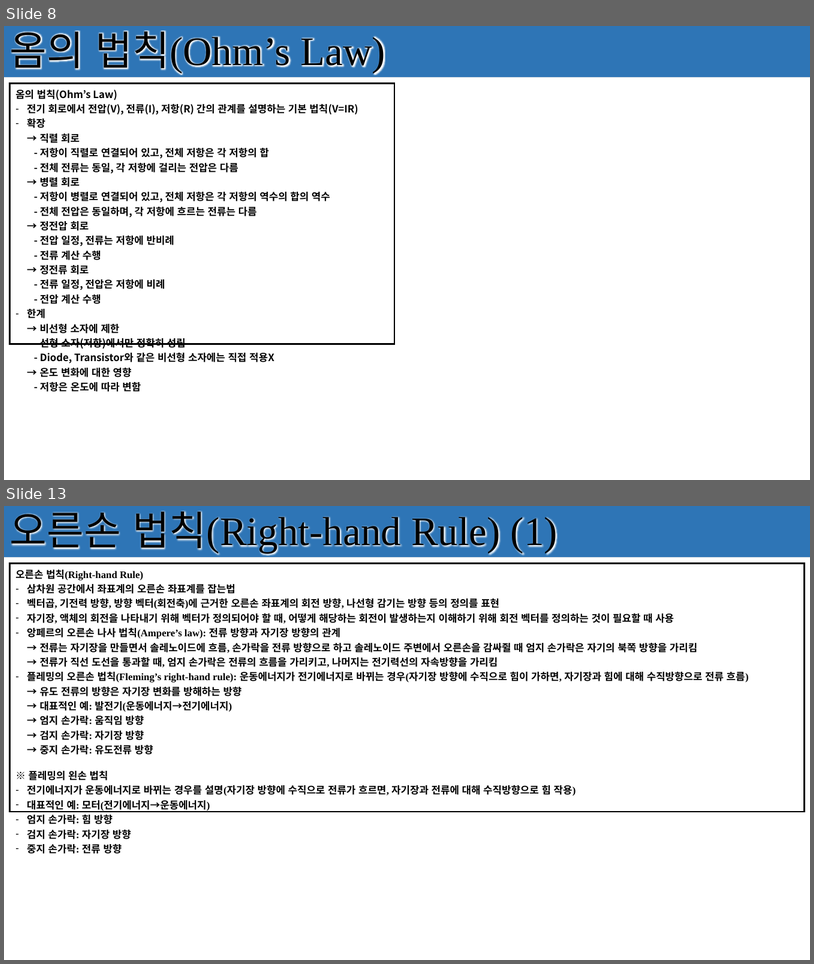
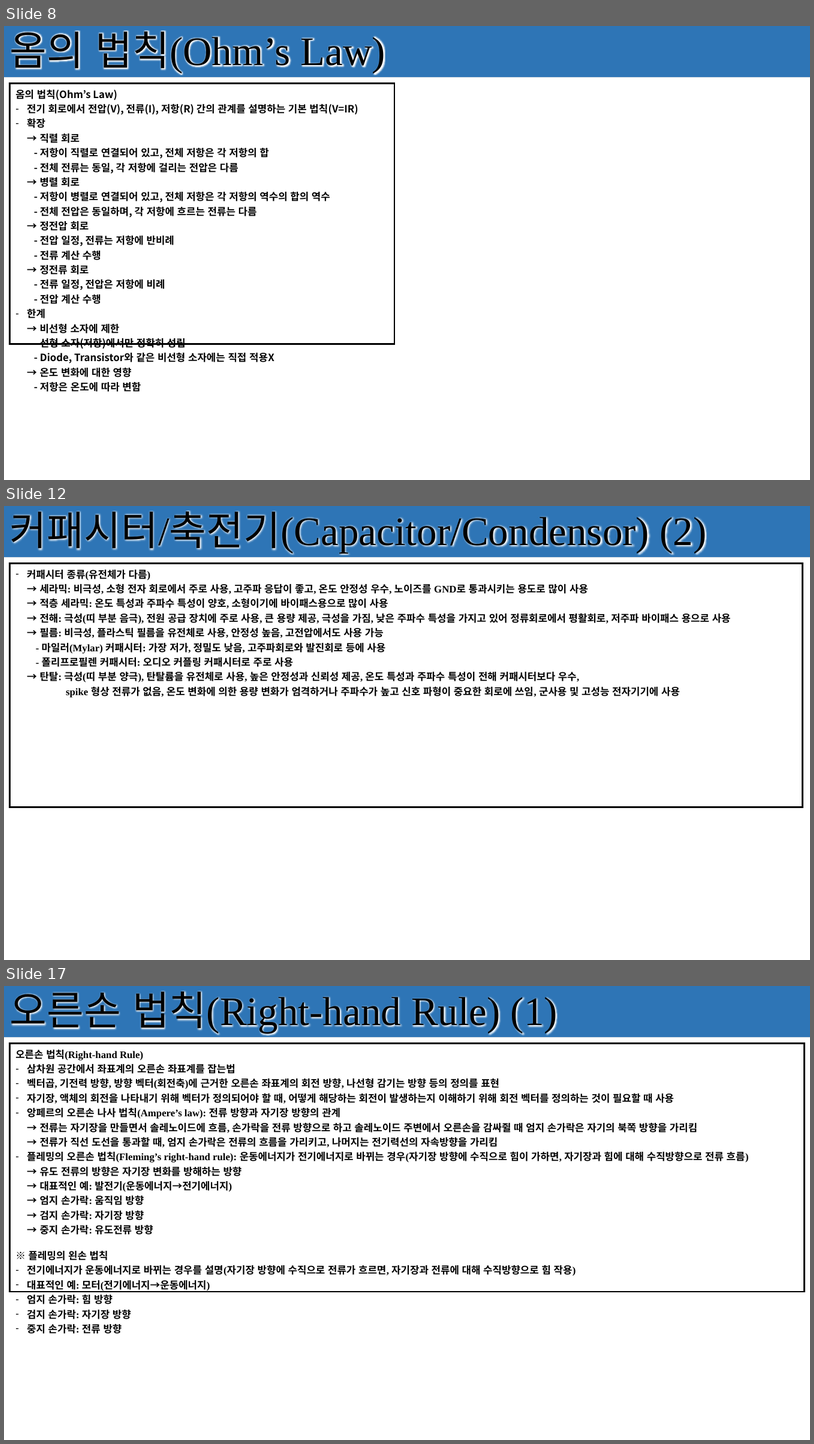
Before and after one commit to seonghokim/Study, a slide deck: Study Material/[KOR] Basic Electrical Circuit.pptx. Shown one above the other, each under a label of ours: slides 8 and 13 before the commit, slides 8, 12 and 17 after it; the slides between them are not shown. The pictures are 814x964 and 814x1444 pixels, drawn with LibreOffice and Linux fonts; fonts in the diff are those of the drawing. Boxes give left, top, right and bottom in pixels: in the first picture for what was removed or moved away, otherwise in the second. Text is boxed around its words. In the diff, an @@ line names an element or a change of style, - is before the commit and + after.

```diff
--- a/Study Material/[KOR] Basic Electrical Circuit.pptx
+++ b/Study Material/[KOR] Basic Electrical Circuit.pptx
@@ slide 12 added at <box>4,506,810,960</box>, background #FFFFFF; not listed: 1 template element that a slide beside it also shows @@
@@ rectangle added at <box>4,506,810,558</box>, fill #2E75B6, 48 pt, text #000000 @@
+커패시터/축전기(Capacitor/Condensor) (2)
@@ table added at <box>9,564,803,807</box>, 1 rows, 1 columns @@
+커패시터 종류(유전체가 다름) / → 세라믹: 비극성, 소형 전자 회로에서 주로 사용, 고주파 응답이 좋고, 온도 안정성 우수, 노이즈를 GND로 통과시키는 용도로 많이 사용 / → 적층 세라믹: 온도 특성과 주파수 특성이 양호, 소형이기에 바이패스용으로 많이 사용 / → 전해: 극성(띠 부분 음극), 전원 공급 장치에 주로 사용, 큰 용량 제공, 극성을 가짐, 낮은 주파수 특성을 가지고 있어 정류회로에서 평활회로, 저주파 바이패스 용으로 사용 / → 필름: 비극성, 플라스틱 필름을 유전체로 사용, 안정성 높음, 고전압에서도 사용 가능 / - 마일러(Mylar) 커패시터: 가장 저가, 정밀도 낮음, 고주파회로와 발진회로 등에 사용 / - 폴리프로필렌 커패시터: 오디오 커플링 커패시터로 주로 사용 / → 탄탈: 극성(띠 부분 양극), 탄탈륨을 유전체로 사용, 높은 안정성과 신뢰성 제공, 온도 특성과 주파수 특성이 전해 커패시터보다 우수, / spike 형상 전류가 없음, 온도 변화에 의한 용량 변화가 엄격하거나 주파수가 높고 신호 파형이 중요한 회로에 쓰임, 군사용 및 고성능 전자기기에 사용
@@ what was slide 13 is now slide 17 @@
```
Also in this commit, not shown: 5 slides changed, 2 other slides added.
